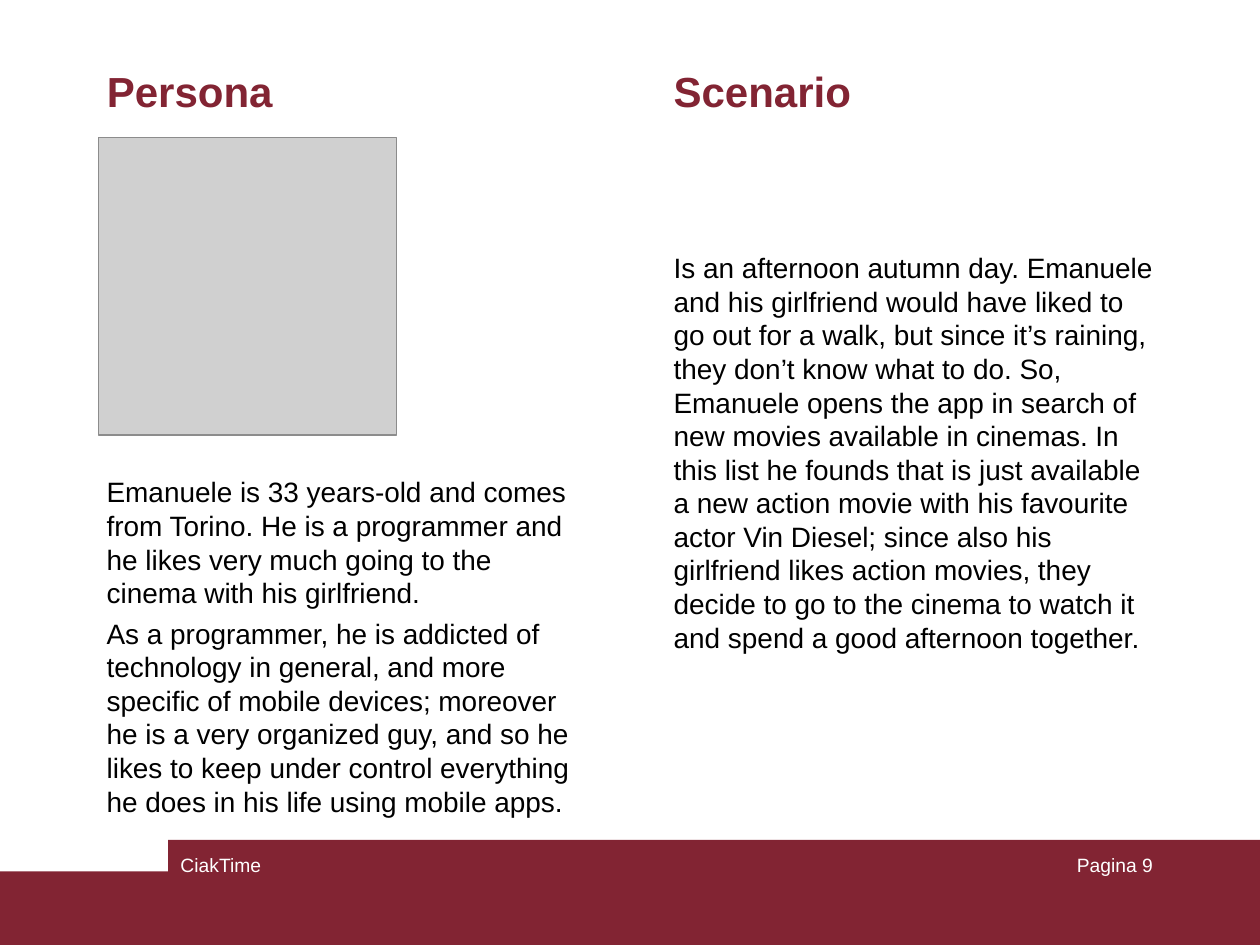
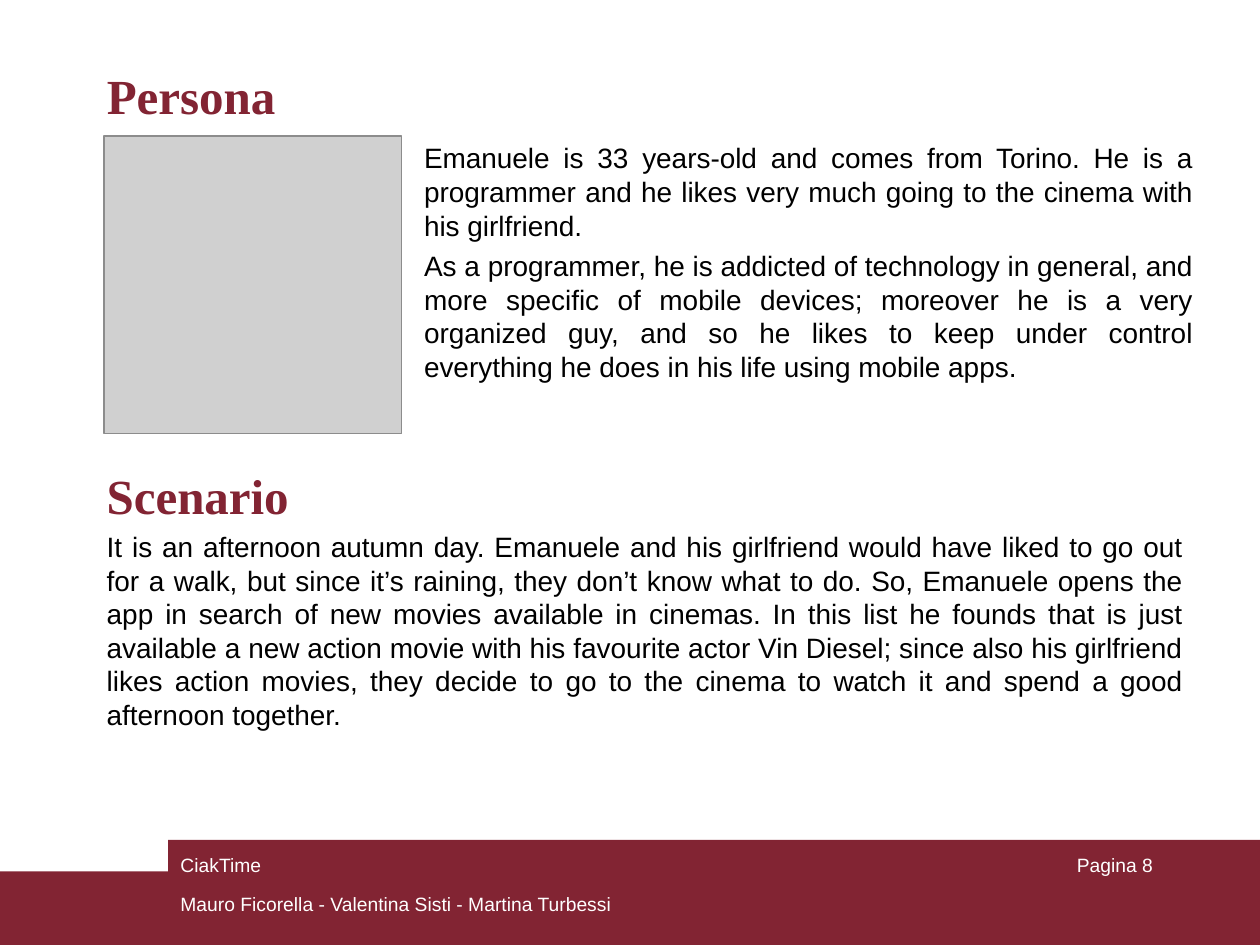
Before and after one commit to mauroficorella/Human-Computer-Interaction, a slide deck: slide 8 of Documentazione/presentazione.ppt (slide 9 before the commit). Drawn at 1260x945 pixels with LibreOffice and Linux fonts; fonts in the diff are those of the drawing; grey boxes stand for pictures. Boxes give left, top, right and bottom in pixels: in the first picture for what was removed or moved away, otherwise in the second. Text is boxed around its words. In the diff, an @@ line names an element or a change of style, - is before the commit and + after.

```diff
--- a/Documentazione/presentazione.ppt
+++ b/Documentazione/presentazione.ppt
@@ title "Persona" at [107, 82, 275, 115]: size 24 to 28 pt, font Arial to Times New Roman @@
@@ picture: place and size @@
-picture at [98, 137, 396, 435]
+picture at [105, 136, 402, 433]
@@ text "Emanuele is 33 years-old and ...": place and size @@
-text "Emanuele is 33 years-old and ..." at [107, 481, 569, 817]
+text "Emanuele is 33 years-old and ..." at [424, 147, 1193, 382]
@@ text "Emanuele is 33 years-old and ..." at [424, 147, 1193, 382]: alignment left to justified @@
@@ text "Scenario" at [107, 480, 289, 515]: size 24 to 28 pt, font Arial to Times New Roman @@
@@ text "Scenario": place and size @@
-text "Scenario" at [674, 76, 851, 108]
+text "Scenario" at [107, 480, 289, 515]
@@ text at [107, 536, 1182, 730]: text changed @@
-Is an afternoon autumn day. Emanuele and his girlfriend would have liked to go out for a walk, but since it’s raining, they don’t know what to do. So, Emanuele opens the app in search of new movies available in cinemas. In this list he founds that is just available a new action movie with his favourite actor Vin Diesel; since also his girlfriend likes action movies, they decide to go to the cinema to watch it and spend a good afternoon together.
+It is an afternoon autumn day. Emanuele and his girlfriend would have liked to go out for a walk, but since it’s raining, they don’t know what to do. So, Emanuele opens the app in search of new movies available in cinemas. In this list he founds that is just available a new action movie with his favourite actor Vin Diesel; since also his girlfriend likes action movies, they decide to go to the cinema to watch it and spend a good afternoon together.
@@ page number at [1077, 858, 1153, 876]: text changed @@
-Pagina 9
+Pagina 8
@@ text added at [180, 897, 611, 911], 11 pt, text #FFFFFF @@
+Mauro Ficorella - Valentina Sisti - Martina Turbessi
```
Also in this commit, not shown: 7 other slides changed, 1 slide removed.
